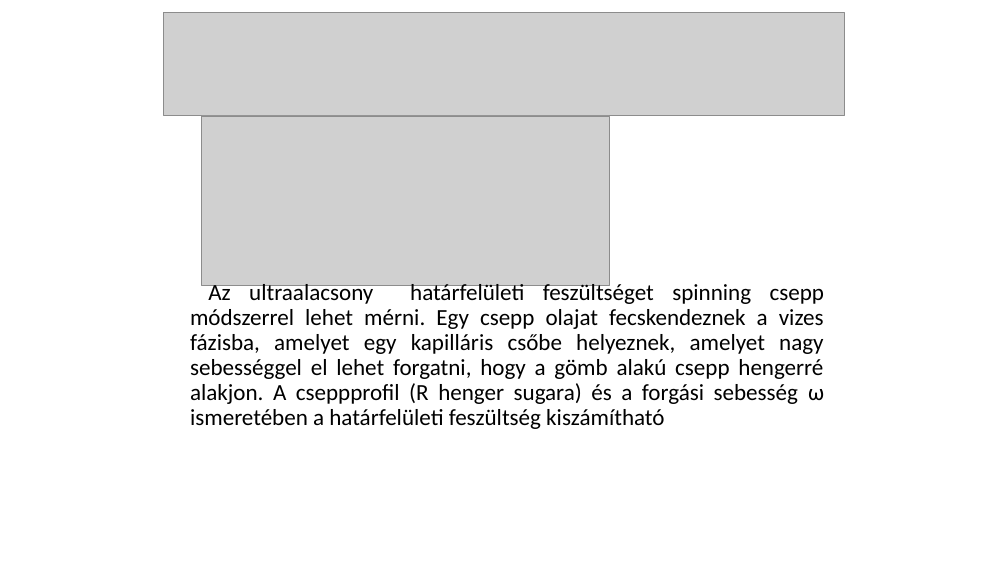
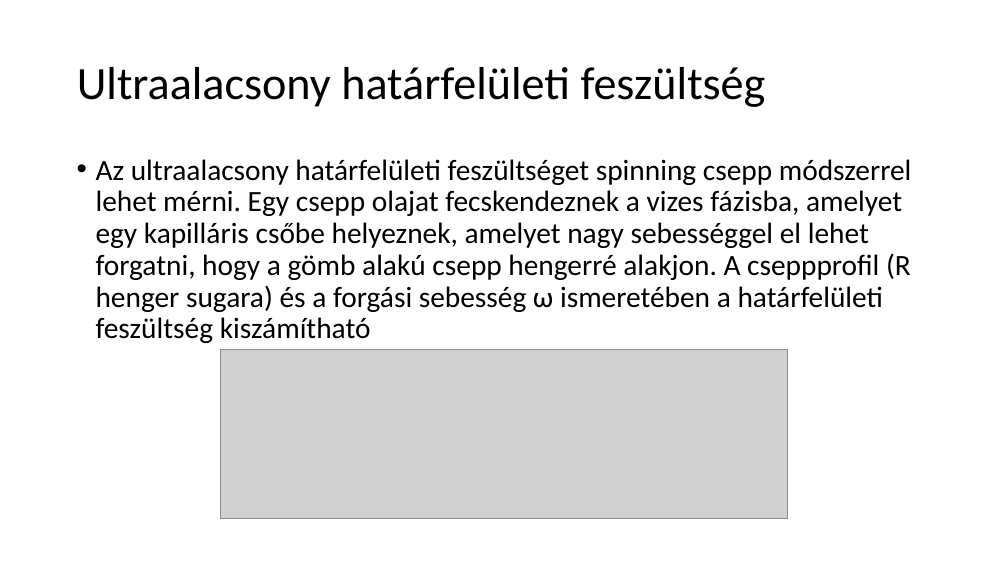
Before and after one commit to LilianaBohus/chemistry-presenations, a slide deck: slide 42 of oil-based-suspensions.ppt. Drawn at 1008x567 pixels with LibreOffice and Linux fonts; fonts in the diff are those of the drawing; grey boxes stand for pictures. Boxes give left, top, right and bottom in pixels: in the first picture for what was removed or moved away, otherwise in the second. Text is boxed around its words. In the diff, an @@ line names an element or a change of style, - is before the commit and + after.

```diff
--- a/oil-based-suspensions.ppt
+++ b/oil-based-suspensions.ppt
@@ title added at (77,67,766,107), 44 pt, text #000000 @@
+Ultraalacsony határfelületi feszültség
@@ picture removed at (202,116,609,285) @@
@@ text "Az ultraalacsony határfelületi feszültséget spinning ...": place and size @@
-text "Az ultraalacsony határfelületi feszültséget spinning ..." at (190,281,824,429)
+text "Az ultraalacsony határfelületi feszültséget spinning ..." at (96,159,912,343)
@@ text "Az ultraalacsony határfelületi feszültséget spinning ..." at (96,159,912,343): size 22 to 28 pt; alignment justified to left; bullet none to • @@
@@ picture: place and size @@
-picture at (164,13,844,116)
+picture at (221,349,787,518)
```
Also in this commit, not shown: 8 other slides changed, 1 slide added, 1 slide removed.
